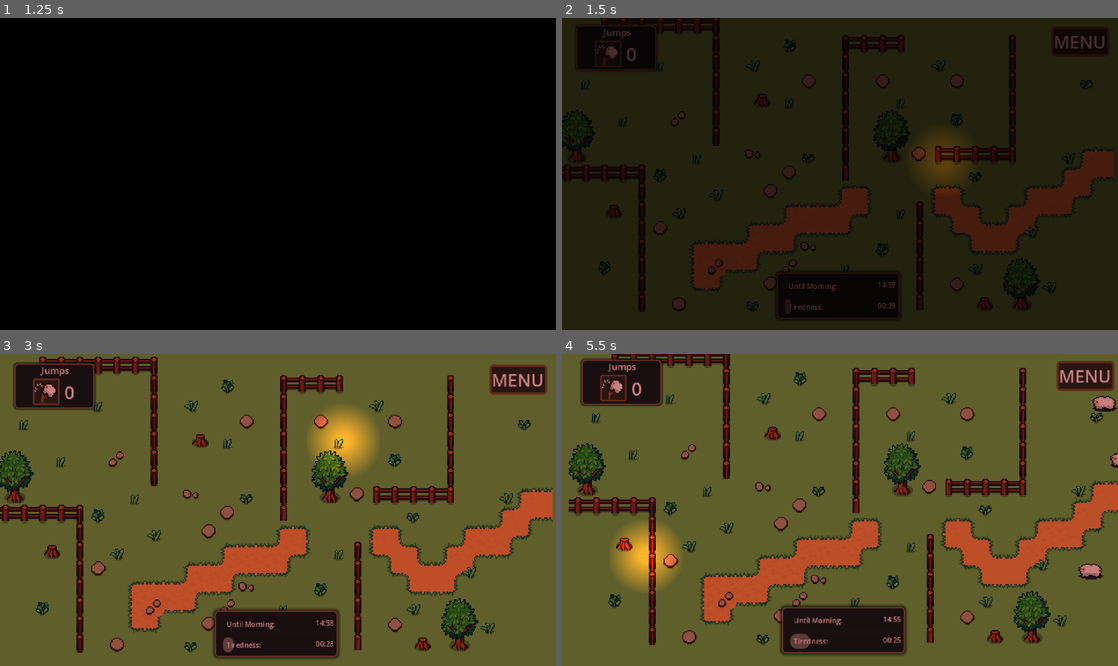
Above: before the commit, frames 1-4 (two rows, left to right).
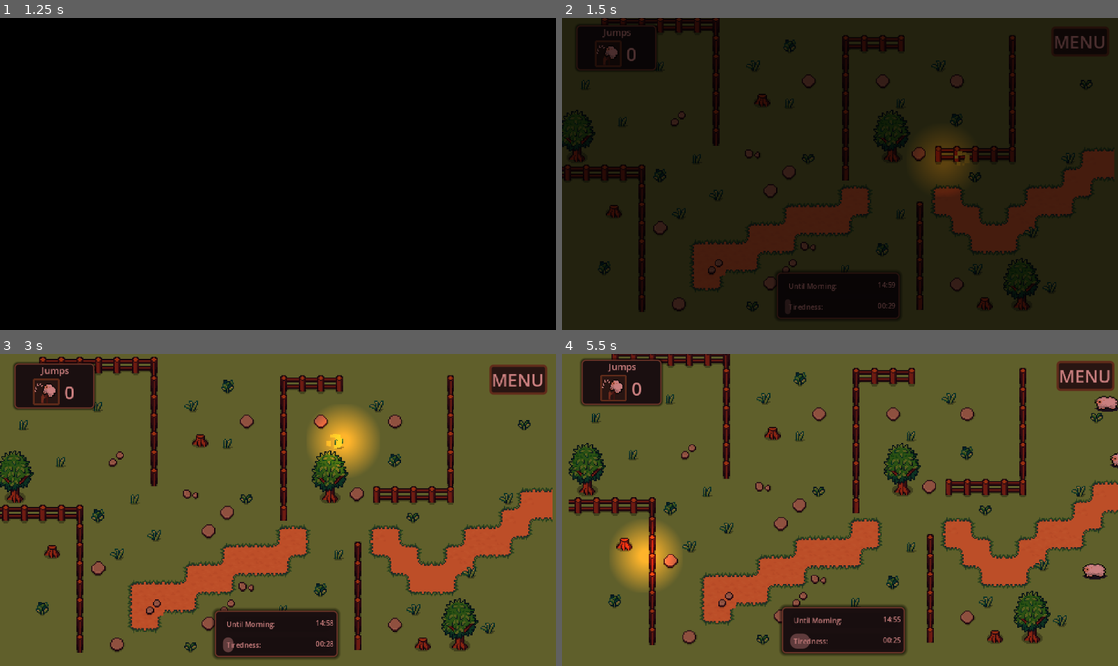
Above: after the commit, the same moments.

Repository: kandlash/Count-The-Sheep
Game: Godot game, scene res://scenes/main_menu.tscn
Same seed, same stepped clock (60 frames per second), same inputs: the game is played once before the commit and once after it. Sound files missing from this copy of the repository are replaced by a short silence.
Inputs (mouse positions are in pixels of both pictures, inside the frame that each line leads up to):
- Up to frame 1 (1.25 s): click "Play" at 0.5 s
- Up to frame 2 (1.5 s): move the mouse to (962, 158) at 1.27 s; click (962, 158) at 1.42 s
- Up to frame 3 (3 s): drag from (166, 525) to (450, 435) at 2.02 s; move the mouse to (333, 441) at 2.77 s; click (333, 441) at 2.92 s
- Up to frame 4 (5.5 s): drag from (812, 572) to (845, 450) at 3.52 s; move the mouse to (1006, 556) at 4.27 s; click (1006, 556) at 4.42 s; drag from (673, 463) to (639, 569) at 5.02 s

Frame 1 is identical in both runs. In frame 2, less than 0.1% of the frame differs, in the area x 70-74%, y 42-47%; in frame 3, less than 0.1%; in frame 4, 0.3%, in the area x 92-100%, y 13-73%.

Commit message:
something

Diff:
--- a/extenstions/AudioManager/SoundEffectSetting.gd
+++ b/extenstions/AudioManager/SoundEffectSetting.gd
@@ -9,7 +9,8 @@
 	SHEEP_CLICK,
 	SHEEP_MOVE,
 	DOG_WOOF,
-	SHEEP_LAND
+	SHEEP_LAND,
+	SHEEP_RUN
 }
 
 @export_range(0, 10) var limit: int = 5 ## Maximum number of this SoundEffect to play simultaneously before culled.
--- a/scenes/audio_manager.tscn
+++ b/scenes/audio_manager.tscn
@@ -6,6 +6,7 @@
 [ext_resource type="AudioStream" uid="uid://dmw2yrkvrl75h" path="res://assets/sound_effects/water_drop_synthetic.mp3" id="4_kq7b2"]
 [ext_resource type="AudioStream" uid="uid://7e7y1l2f0edn" path="res://assets/sound_effects/woof.mp3" id="5_02gw7"]
 [ext_resource type="AudioStream" uid="uid://6sjsq6qp3eha" path="res://assets/sound_effects/digital_footstep_snow_1.mp3" id="6_ujhup"]
+[ext_resource type="AudioStream" uid="uid://d2m810qpc8kot" path="res://assets/sound_effects/xylophone_negative_long.mp3" id="7_kq7b2"]
 
 [sub_resource type="Resource" id="Resource_aoitu"]
 script = ExtResource("2_liach")
@@ -38,6 +39,14 @@
 pitch_randomness = 0.23
 metadata/_custom_type_script = "uid://d3tecsfeqmjlg"
 
+[sub_resource type="Resource" id="Resource_02gw7"]
+script = ExtResource("2_liach")
+type = 6
+sound_effect = ExtResource("7_kq7b2")
+volume = -25.0
+pitch_randomness = 0.5
+metadata/_custom_type_script = "uid://d3tecsfeqmjlg"
+
 [node name="AudioManager" type="Node2D" unique_id=1774653072]
 script = ExtResource("1_8qd8g")
-sound_effects = Array[ExtResource("2_liach")]([SubResource("Resource_aoitu"), SubResource("Resource_njtn3"), SubResource("Resource_m6ggh"), SubResource("Resource_kq7b2")])
+sound_effects = Array[ExtResource("2_liach")]([SubResource("Resource_aoitu"), SubResource("Resource_njtn3"), SubResource("Resource_m6ggh"), SubResource("Resource_kq7b2"), SubResource("Resource_02gw7")])
--- /dev/null
+++ b/scenes/ground_particle.tscn
@@ -0,0 +1,23 @@
+[gd_scene format=3 uid="uid://dm25grvgcife6"]
+
+[ext_resource type="Texture2D" uid="uid://wtu4muwy223g" path="res://assets/sprites/ground_particle.png" id="1_0ovqs"]
+
+[sub_resource type="Curve" id="Curve_n54i3"]
+_data = [Vector2(0.010638304, 0.97752815), 0.0, 0.0, 0, 0, Vector2(1, 0.17977536), 0.0, 0.0, 0, 0]
+point_count = 2
+
+[node name="ground_particle" type="CPUParticles2D" unique_id=1637286466]
+z_index = -1
+emitting = false
+amount = 12
+texture = ExtResource("1_0ovqs")
+lifetime = 0.35000000000000003
+one_shot = true
+explosiveness = 1.0
+spread = 180.0
+gravity = Vector2(0, 0)
+initial_velocity_min = 60.0
+initial_velocity_max = 60.0
+scale_amount_min = 0.1
+scale_amount_max = 0.3
+scale_amount_curve = SubResource("Curve_n54i3")
--- a/scenes/sheep.tscn
+++ b/scenes/sheep.tscn
@@ -27,6 +27,9 @@
 
 [sub_resource type="CircleShape2D" id="CircleShape2D_gw4f6"]
 radius = 12.0
+
+[sub_resource type="Theme" id="Theme_55m3e"]
+RichTextLabel/constants/outline_size = 4
 
 [sub_resource type="Curve" id="Curve_n54i3"]
 _data = [Vector2(0.010638304, 0.97752815), 0.0, 0.0, 0, 0, Vector2(1, 0.17977536), 0.0, 0.0, 0, 0]
@@ -86,6 +89,17 @@
 value = 62.84
 show_percentage = false
 
+[node name="jump_point_label" type="RichTextLabel" parent="Control" unique_id=63073276]
+layout_mode = 0
+offset_left = -17.0
+offset_top = -22.0
+offset_right = 2.0
+offset_bottom = 1.0
+theme = SubResource("Theme_55m3e")
+bbcode_enabled = true
+text = "+1"
+fit_content = true
+
 [node name="land_particle" type="CPUParticles2D" parent="." unique_id=1053766910]
 z_index = -1
 emitting = false
--- a/scripts/click_manager.gd
+++ b/scripts/click_manager.gd
@@ -1,5 +1,6 @@
 extends Node2D
 const WOOL_EXPLOSION = preload("uid://c1clqw5ixuui1")
+const GROUND_PARTICLE = preload("uid://dm25grvgcife6")
 
 func _input(event):
 	if event is InputEventMouseButton \
@@ -19,6 +20,11 @@
 
 	var result = space.intersect_point(query, 16)
 	if result.is_empty():
+		var click_effect = GROUND_PARTICLE.instantiate()
+		add_child(click_effect)
+		click_effect.global_position = pos
+		click_effect.emitting = true
+		AudioManager.create_audio(SoundEffect.SOUND_EFFECT_TYPE.SHEEP_CLICK)
 		return
 
 	for hit in result:
--- a/scripts/money_count.gd
+++ b/scripts/money_count.gd
@@ -18,6 +18,7 @@
 @onready var result_label: Label = $Panel2/Panel/result_container/result_label
 
 @onready var money_label: Label = $Panel4/HBoxContainer/money_label
+@onready var next_button: Button = $next_button
 
 
 # 💰 награды
@@ -196,6 +197,7 @@
 
 
 func _on_next_button_pressed() -> void:
+	next_button.disabled = true
 	Transition.transition()
 	AudioManager.create_audio(SoundEffect.SOUND_EFFECT_TYPE.SHEEP_CLICK)
 	await Transition.on_transition_finished
--- a/scripts/sheep.gd
+++ b/scripts/sheep.gd
@@ -16,6 +16,8 @@
 @onready var run_progressbar: ProgressBar = $Control/run_progressbar
 @onready var land_particle: CPUParticles2D = $land_particle
 
+@onready var jump_point_label: RichTextLabel = $Control/jump_point_label
+
 const STEP := 16
 const JUMP_STEP := 32
 
@@ -25,10 +27,46 @@
 var move_dir := -1
 
 var blocked_tween: Tween
-
-# 🧠 ВАЖНО ДЛЯ СОБАКИ
 var blocked_by_fence := false
 
+# -------------------- POPUP --------------------
+
+var _label_start_pos: Vector2
+
+func show_jump_points():
+	jump_point_label.visible = true
+	jump_point_label.clear()
+
+	var col: Color = rarity_colors.get(rarity, Color.WHITE)
+	var hex := col.to_html(false)
+
+	var text := "[center][color=#%s][font_size=10]+1[/font_size][/color][/center]" % hex
+	jump_point_label.append_text(text)
+
+	jump_point_label.position = _label_start_pos
+	jump_point_label.modulate.a = 1.0
+
+	var angle := deg_to_rad(randf_range(-15.0, 15.0))
+	var distance := randf_range(5.0, 10.0)
+	var offset := Vector2(cos(angle), sin(angle)) * distance
+	offset.y -= 0.0
+
+	var target_pos := _label_start_pos + offset
+
+	var tween = create_tween()
+	tween.set_parallel(true)
+
+	tween.tween_property(jump_point_label, "position", target_pos, 0.5)\
+		.set_trans(Tween.TRANS_QUAD)\
+		.set_ease(Tween.EASE_OUT)
+
+	tween.tween_property(jump_point_label, "modulate:a", 0.0, 0.5)
+
+	await tween.finished
+
+	jump_point_label.visible = false
+	jump_point_label.position = _label_start_pos
+	jump_point_label.modulate.a = 1.0
 
 # -------------------- EXPORTS --------------------
 
@@ -73,22 +111,7 @@
 	4: Color(1.0, 0.7, 0.2)
 }
 
-# 🧠 NEW: кто "охотится" за овцой
 var hunted_by: Node = null
-
-
-# -------------------- CLAIM SYSTEM --------------------
-
-func try_claim(dog: Node) -> bool:
-	if hunted_by == null or not is_instance_valid(hunted_by):
-		hunted_by = dog
-		return true
-	return false
-
-
-func release_claim(dog: Node) -> void:
-	if hunted_by == dog:
-		hunted_by = null
 
 # --------------------------------------------------
 
@@ -98,6 +121,9 @@
 
 	run_progressbar.visible = false
 	run_progressbar.value = 0
+
+	jump_point_label.visible = false
+	_label_start_pos = jump_point_label.position
 
 	timer.start()
 
@@ -110,8 +136,6 @@
 		run_progressbar.value = (1.0 - t / total) * 100.0
 
 # --------------------------------------------------
-# BOOST
-# --------------------------------------------------
 
 func apply_speed_boost():
 	if is_busy:
@@ -123,8 +147,6 @@
 
 	_has_walk_boost = true
 
-# --------------------------------------------------
-# DIRECTION
 # --------------------------------------------------
 
 func set_rarity(r: int):
@@ -149,15 +171,11 @@
 	ray.target_position.x = abs(ray.target_position.x) * dir
 
 # --------------------------------------------------
-# INPUT
-# --------------------------------------------------
 
 func request_jump():
 	if not is_busy:
 		want_jump = true
 
-# --------------------------------------------------
-# CHECKS
 # --------------------------------------------------
 
 func can_walk() -> bool:
@@ -208,8 +226,6 @@
 	return true
 
 # --------------------------------------------------
-# BLOCKED EFFECT
-# --------------------------------------------------
 
 func start_blocked_effect():
 	if blocked_tween and blocked_tween.is_running():
@@ -221,17 +237,10 @@
 	blocked_tween = create_tween()
 	blocked_tween.set_loops()
 
-	blocked_tween.tween_property(vosklisatilni_znak, "scale", znak_scale_max, pulse_duration)\
-		.set_trans(Tween.TRANS_SINE).set_ease(Tween.EASE_IN_OUT)
-
-	blocked_tween.parallel().tween_property(vosklisatilni_light, "energy", light_energy_max, pulse_duration)\
-		.set_trans(Tween.TRANS_SINE).set_ease(Tween.EASE_IN_OUT)
-
-	blocked_tween.tween_property(vosklisatilni_znak, "scale", znak_scale_min, pulse_duration)\
-		.set_trans(Tween.TRANS_SINE).set_ease(Tween.EASE_IN_OUT)
-
-	blocked_tween.parallel().tween_property(vosklisatilni_light, "energy", light_energy_min, pulse_duration)\
-		.set_trans(Tween.TRANS_SINE).set_ease(Tween.EASE_IN_OUT)
+	blocked_tween.tween_property(vosklisatilni_znak, "scale", znak_scale_max, pulse_duration)
+	blocked_tween.parallel().tween_property(vosklisatilni_light, "energy", light_energy_max, pulse_duration)
+	blocked_tween.tween_property(vosklisatilni_znak, "scale", znak_scale_min, pulse_duration)
+	blocked_tween.parallel().tween_property(vosklisatilni_light, "energy", light_energy_min, pulse_duration)
 
 func stop_blocked_effect():
 	if blocked_tween:
@@ -244,8 +253,6 @@
 	vosklisatilni_znak.scale = Vector2.ONE
 	vosklisatilni_light.energy = light_energy_min
 
-# --------------------------------------------------
-# TIMER LOOP
 # --------------------------------------------------
 
 func _on_timer_timeout() -> void:
@@ -279,8 +286,6 @@
 	timer.start()
 
 # --------------------------------------------------
-# ANIMATIONS
-# --------------------------------------------------
 
 func do_walk() -> void:
 	is_busy = true
@@ -298,9 +303,7 @@
 	var tween = create_tween()
 
 	tween.tween_property(self, "scale", walk_squash, walk_duration_squash)
-	tween.tween_property(self, "position:x", position.x + STEP * move_dir, move_time)\
-		.set_trans(Tween.TRANS_SINE)\
-		.set_ease(Tween.EASE_OUT)
+	tween.tween_property(self, "position:x", position.x + STEP * move_dir, move_time)
 	tween.tween_property(self, "scale", Vector2.ONE, restore_time)
 
 	await tween.finished
@@ -321,21 +324,16 @@
 	var tween = create_tween()
 
 	tween.tween_property(self, "scale", jump_squash, 0.1)
-
-	tween.parallel().tween_property(self, "position", peak_pos, jump_up_duration)\
-		.set_trans(Tween.TRANS_SINE)\
-		.set_ease(Tween.EASE_OUT)
-
+	tween.parallel().tween_property(self, "position", peak_pos, jump_up_duration)
 	tween.parallel().tween_property(self, "scale", jump_stretch, jump_up_duration)
 
 	await tween.finished
 
 	G.world.add_jump(1, 0, rarity)
+	show_jump_points()
 
 	var fall = create_tween()
-	fall.tween_property(self, "position", end_pos, jump_down_duration)\
-		.set_trans(Tween.TRANS_BOUNCE)
-
+	fall.tween_property(self, "position", end_pos, jump_down_duration)
 	fall.parallel().tween_property(self, "scale", Vector2.ONE, jump_down_duration)
 
 	await fall.finished
@@ -349,20 +347,25 @@
 		return
 
 	var tween = create_tween()
-
-	tween.tween_property(self, "scale", click_squash, click_duration_in)\
-		.set_trans(Tween.TRANS_SINE).set_ease(Tween.EASE_OUT)
-
-	tween.tween_property(self, "scale", Vector2.ONE, click_duration_out)\
-		.set_trans(Tween.TRANS_SINE).set_ease(Tween.EASE_IN)
-
-# --------------------------------------------------
+	tween.tween_property(self, "scale", click_squash, click_duration_in)
+	tween.tween_property(self, "scale", Vector2.ONE, click_duration_out)
+
+# --------------------------------------------------
+
+func try_claim(dog: Node) -> bool:
+	if hunted_by == null or not is_instance_valid(hunted_by):
+		hunted_by = dog
+		return true
+	return false
+
+func release_claim(dog: Node) -> void:
+	if hunted_by == dog:
+		hunted_by = null
 
 func start_run_bar():
 	run_progressbar.visible = true
 	run_progressbar.value = 0
 
-
 func stop_run_bar():
 	run_progressbar.visible = false
 	run_progressbar.value = 0
@@ -375,7 +378,6 @@
 	stop_blocked_effect()
 	stop_run_bar()
 
-	# --- границы экрана ---
 	var cam := get_viewport().get_camera_2d()
 	var screen_size := get_viewport_rect().size
 
@@ -387,33 +389,30 @@
 
 	var half := screen_size * 0.5
 
-	# --- выбираем сторону (за экраном) ---
 	var side := randi() % 4
 	var margin := 100.0
 	var target := Vector2.ZERO
 
 	match side:
-		0: # left
+		0:
 			target.x = center.x - half.x - margin
 			target.y = randf_range(center.y - half.y, center.y + half.y)
-		1: # right
+		1:
 			target.x = center.x + half.x + margin
 			target.y = randf_range(center.y - half.y, center.y + half.y)
-		2: # top
+		2:
 			target.y = center.y - half.y - margin
 			target.x = randf_range(center.x - half.x, center.x + half.x)
-		3: # bottom
+		3:
 			target.y = center.y + half.y + margin
 			target.x = randf_range(center.x - half.x, center.x + half.x)
 
-	# --- разворачиваем овцу ---
 	set_direction(sign(target.x - global_position.x))
 
-	# --- быстрый забег ---
+	AudioManager.create_2d_audio_at_location(global_position, SoundEffect.SOUND_EFFECT_TYPE.SHEEP_RUN)
+
 	var tween = create_tween()
-	tween.tween_property(self, "global_position", target, 0.6)\
-		.set_trans(Tween.TRANS_SINE)\
-		.set_ease(Tween.EASE_IN)
+	tween.tween_property(self, "global_position", target, 2.2)
 
 	await tween.finished
 	queue_free()
--- a/scripts/upgrades/upgrade_shop_main.gd
+++ b/scripts/upgrades/upgrade_shop_main.gd
@@ -11,6 +11,7 @@
 @export var zoom_min := 0.1
 @export var zoom_max := 3.5
 @export var zoom_speed := 0.1
+@onready var next_button: Button = $CanvasLayer/next_button
 
 func _ready():
 	content.scale = Vector2.ONE * zoom
@@ -65,6 +66,7 @@
 
 
 func _on_next_button_pressed() -> void:
+	next_button.disabled = true
 	AudioManager.create_audio(SoundEffect.SOUND_EFFECT_TYPE.SHEEP_CLICK)
 	Transition.transition()
 	await Transition.on_transition_finished
Not shown, added: assets/sound_effects/xylophone_negative_long.mp3.import
Not shown, added: assets/sound_effects/xylophone_negative_long.mp3
